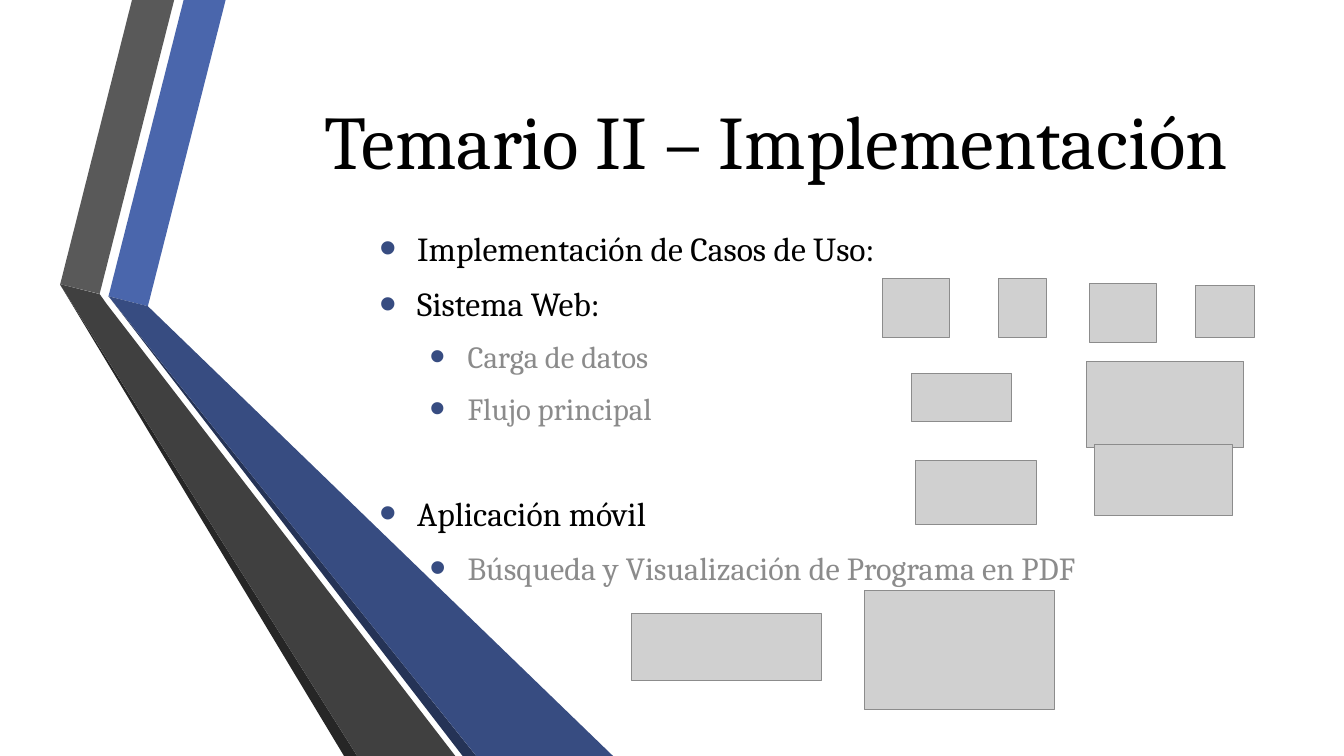
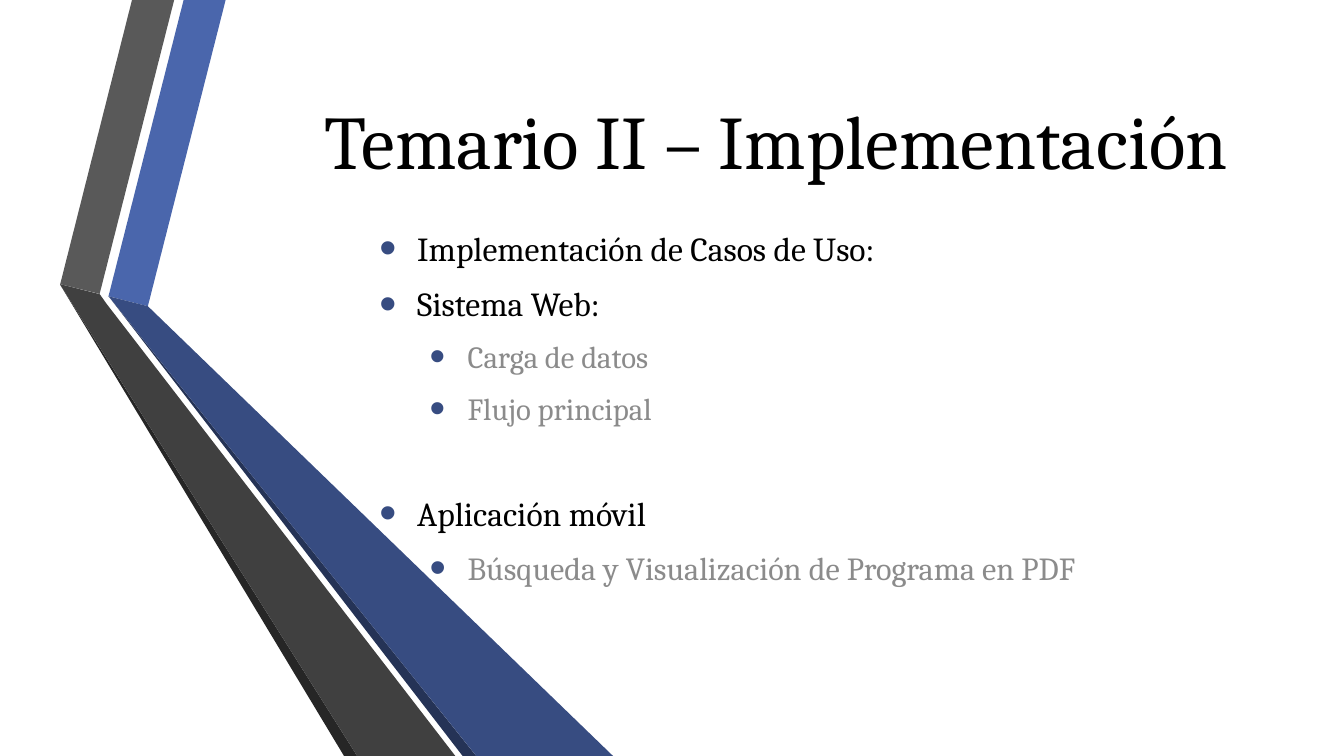
Before and after one commit to fge23/Sistema-VASPA, a slide deck: slide 4 of Presentaciones/Presentación VASPA - Diciembre 2020 - Examen Final/Presentación VASPA - Diciembre 2020 - Examen Final.pptx. Drawn at 1344x756 pixels with LibreOffice and Linux fonts; fonts in the diff are those of the drawing; grey boxes stand for pictures; background and template pictures are left out. Boxes give left, top, right and bottom in pixels: in the first picture for what was removed or moved away, otherwise in the second. Text is boxed around its words. In the diff, an @@ line names an element or a change of style, - is before the commit and + after.

```diff
--- a/Presentaciones/Presentación VASPA - Diciembre 2020 - Examen Final/Presentación VASPA - Diciembre 2020 - Examen Final.pptx
+++ b/Presentaciones/Presentación VASPA - Diciembre 2020 - Examen Final/Presentación VASPA - Diciembre 2020 - Examen Final.pptx
@@ group removed at [882, 278, 1254, 343]: 4 pictures @@
@@ picture removed at [911, 374, 1012, 422] @@
@@ picture removed at [1087, 361, 1244, 448] @@
@@ picture removed at [1095, 445, 1233, 516] @@
@@ picture removed at [915, 461, 1036, 524] @@
@@ picture removed at [864, 591, 1055, 710] @@
@@ picture removed at [631, 614, 822, 681] @@
```
Also in this commit, not shown: 3 other slides changed, 6 slides added, 4 slides removed.
